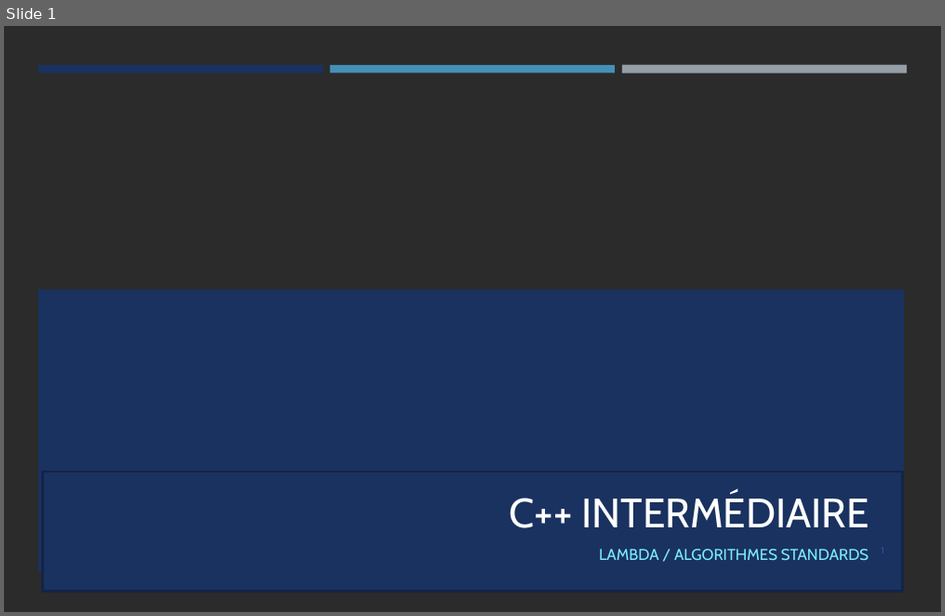
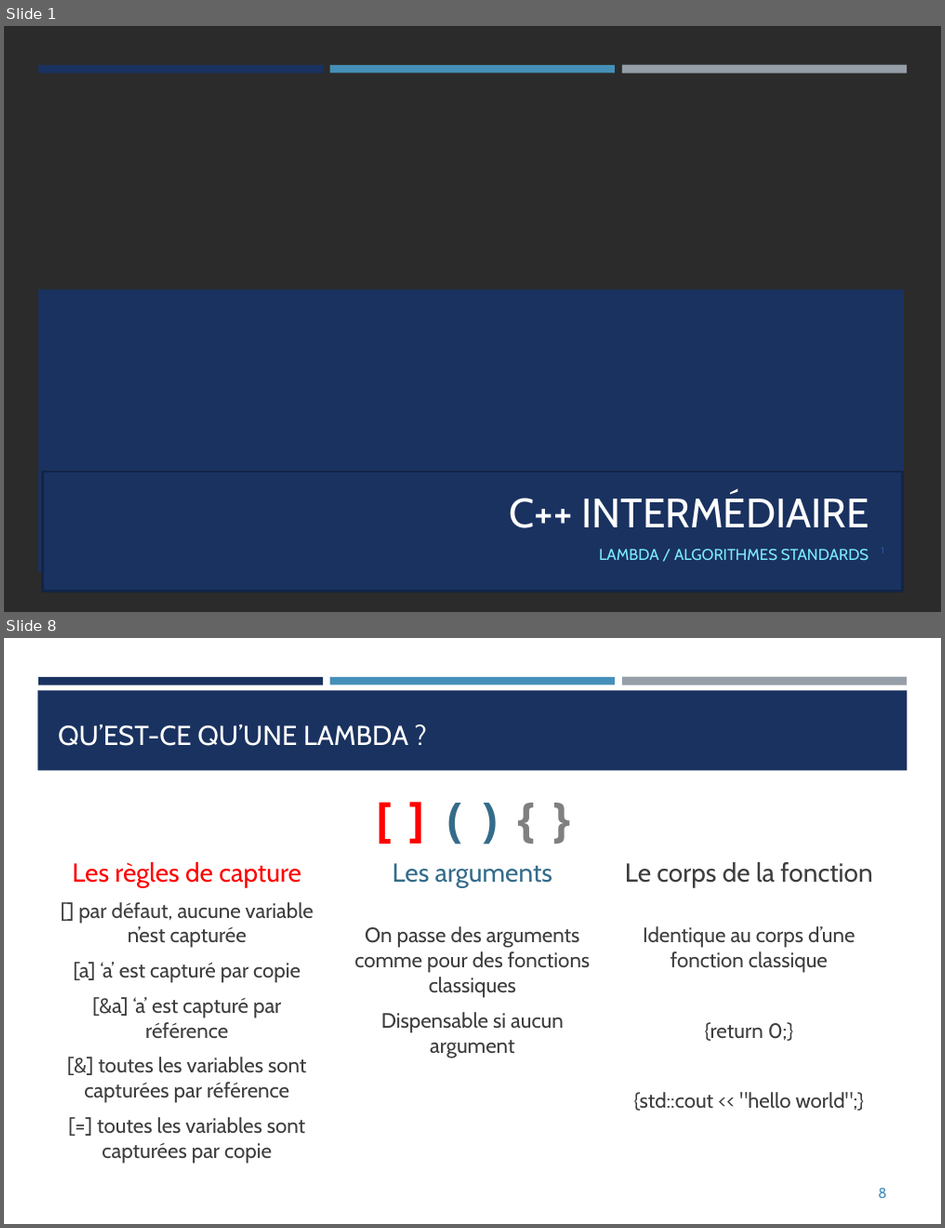
Before and after one commit to franckginguene/cpp_scalian, a slide deck: diapos/CPP_matin.pptx. Shown one above the other, each under a label of ours: slide 1 before the commit, slides 1 and 8 after it; the slides between them are not shown. The pictures are 945x616 and 945x1228 pixels, drawn with LibreOffice and Linux fonts; fonts in the diff are those of the drawing; background and template pictures are left out; a plain dark background stands for a picture behind light text. Boxes give left, top, right and bottom in pixels: in the first picture for what was removed or moved away, otherwise in the second. Text is boxed around its words. In the diff, an @@ line names an element or a change of style, - is before the commit and + after.

Commit message:
lambdas

```diff
--- a/diapos/CPP_matin.pptx
+++ b/diapos/CPP_matin.pptx
@@ slide 8 added at (4,638,941,1224), background #FFFFFF; not listed: 3 template elements that a slide beside it also shows @@
@@ rectangle added at (37,690,908,770), fill #1A3260 @@
@@ title added at (58,724,409,746), 21 pt, text #FFFFFF @@
+QU’EST-CE QU’UNE LAMBDA ?
@@ text added at (356,785,589,852), 36 pt, text #FF0000, bold @@
+[](){}
@@ text added at (72,862,314,1163), 16 pt, text #3D3D3D @@
+Les règles de capture
+[] par défaut, aucune variable n’est capturée
+[a] ‘a’ est capturé par copie
+[&a] ‘a’ est capturé par référence
+[&] toutes les variables sont capturées par référence
+[=] toutes les variables sont capturées par copie
@@ text added at (355,863,590,1058), 16 pt, text #3D3D3D @@
+Les arguments
+On passe des arguments comme pour des fonctions classiques
+Dispensable si aucun argument
@@ text added at (625,862,873,1110), 16 pt, text #3D3D3D @@
+Le corps de la fonction
+Identique au corps d’une fonction classique
+{return 0;}
+{std::cout << "hello world";}
@@ page number added at (878,1188,887,1198), 11 pt, text #4590B8 @@
+8
```
Also in this commit, not shown: 3 slides changed, 23 other slides added, 6 slides removed, 1 other file.
